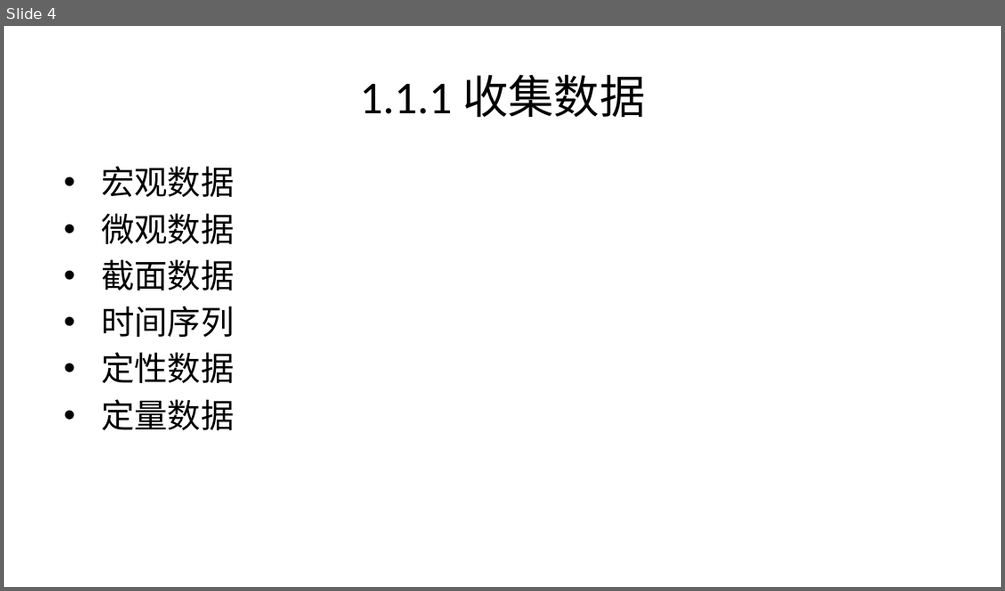
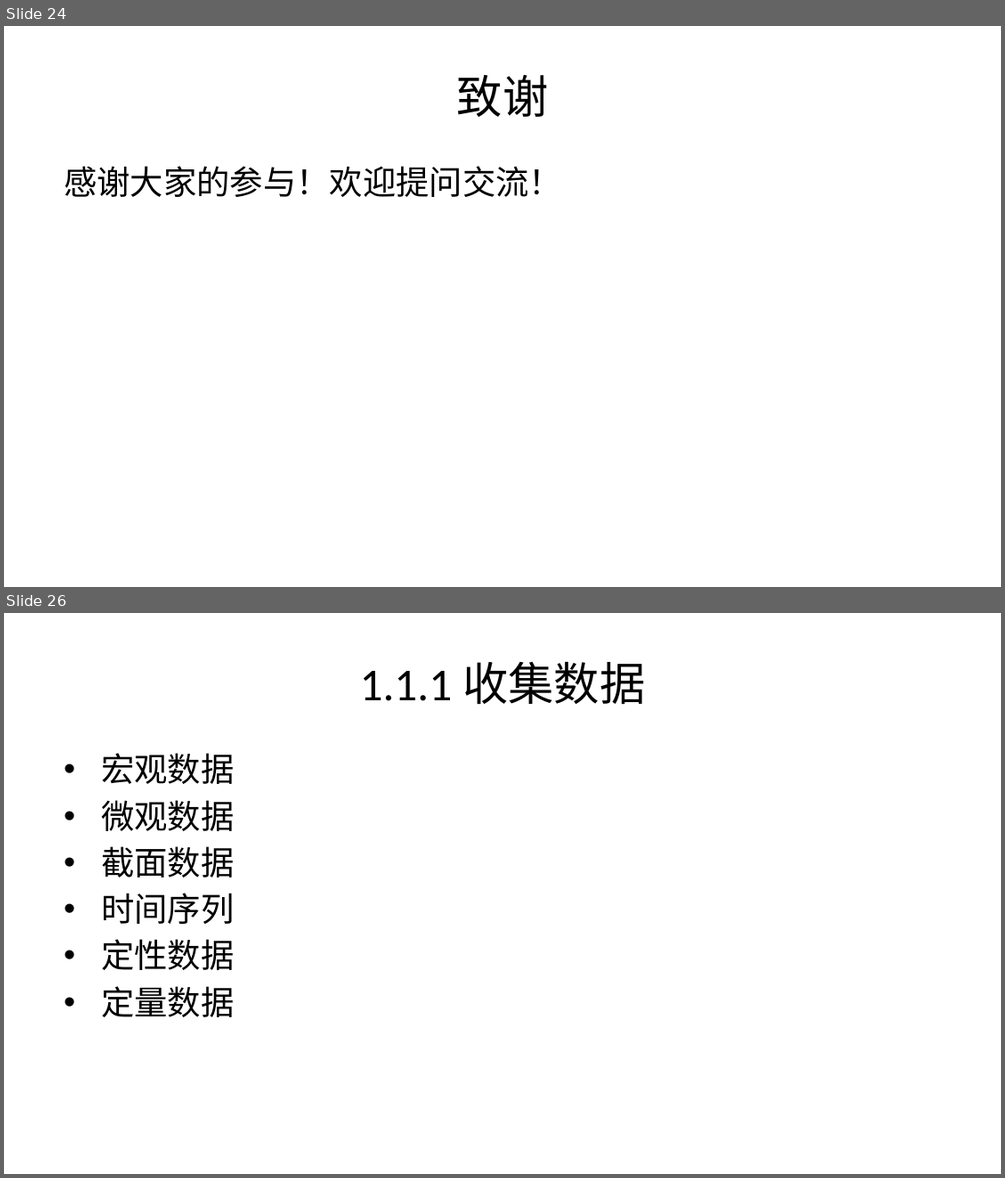
Before and after one commit to lizongzhang/deepseekcamp, a slide deck: docs/L9_slide.pptx. Shown one above the other, each under a label of ours: slide 4 before the commit, slides 24 and 26 after it; the slides between them are not shown. The pictures are 1005x591 and 1005x1178 pixels, drawn with LibreOffice and Linux fonts; fonts in the diff are those of the drawing. Boxes give left, top, right and bottom in pixels: in the first picture for what was removed or moved away, otherwise in the second. Text is boxed around its words. In the diff, an @@ line names an element or a change of style, - is before the commit and + after.

```diff
--- a/docs/L9_slide.pptx
+++ b/docs/L9_slide.pptx
@@ slide 24 added at (x1=4, y1=26, x2=1001, y2=587), background #FFFFFF @@
@@ title added at (x1=457, y1=75, x2=549, y2=117), 33 pt, text #000000 @@
+致谢
@@ text added at (x1=64, y1=166, x2=562, y2=197), 24 pt, text #000000 @@
+感谢大家的参与！欢迎提问交流！
@@ what was slide 4 is now slide 26 @@
```
Also in this commit, not shown: 3 slides changed, 21 other slides added, 9 other files.
